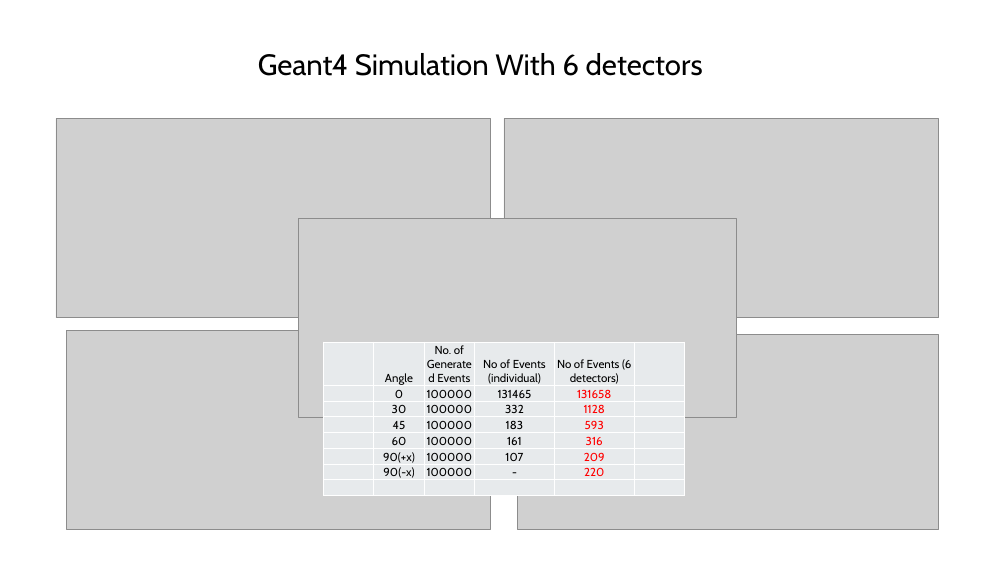
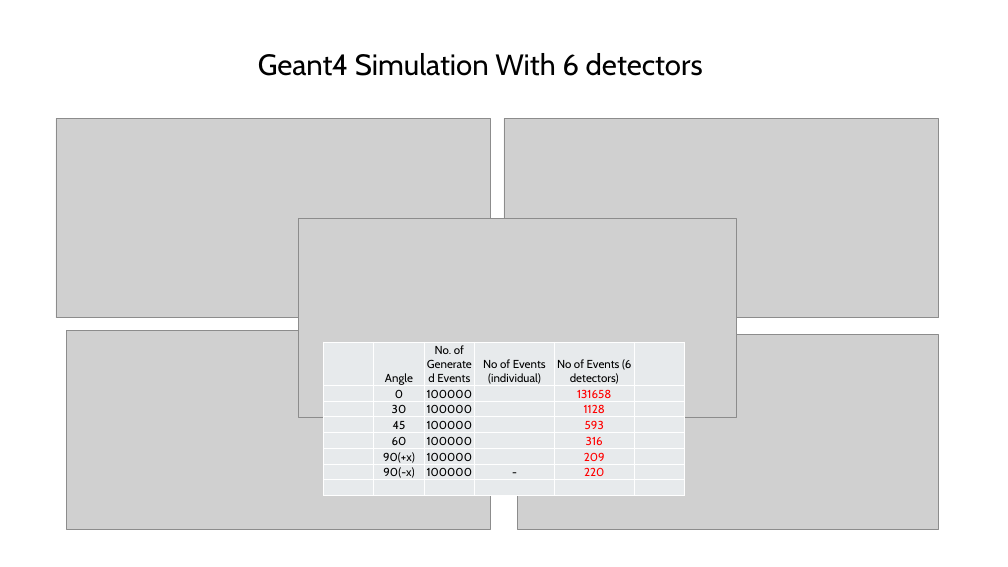
Before and after one commit to md-m-rahman/geant4, a slide deck: slide 8 of detector/Lung_ICRP/angle calculation [Autosaved].pptx (slide 7 before the commit). Drawn at 1008x567 pixels with LibreOffice and Linux fonts; fonts in the diff are those of the drawing; grey boxes stand for pictures. Boxes give left, top, right and bottom in pixels: in the first picture for what was removed or moved away, otherwise in the second. Text is boxed around its words. In the diff, an @@ line names an element or a change of style, - is before the commit and + after.

```diff
--- a/detector/Lung_ICRP/angle calculation [Autosaved].pptx
+++ b/detector/Lung_ICRP/angle calculation [Autosaved].pptx
@@ table at box(324, 343, 687, 495) @@
-row 2, column 4: 131465
+row 2, column 4: 
-row 3, column 4: 332
+row 3, column 4: 
-row 4, column 4: 183
+row 4, column 4: 
-row 5, column 4: 161
+row 5, column 4: 
-row 6, column 4: 107
+row 6, column 4: 
```
Also in this commit, not shown: 2 other slides changed, 5 slides added, 27 other files.
